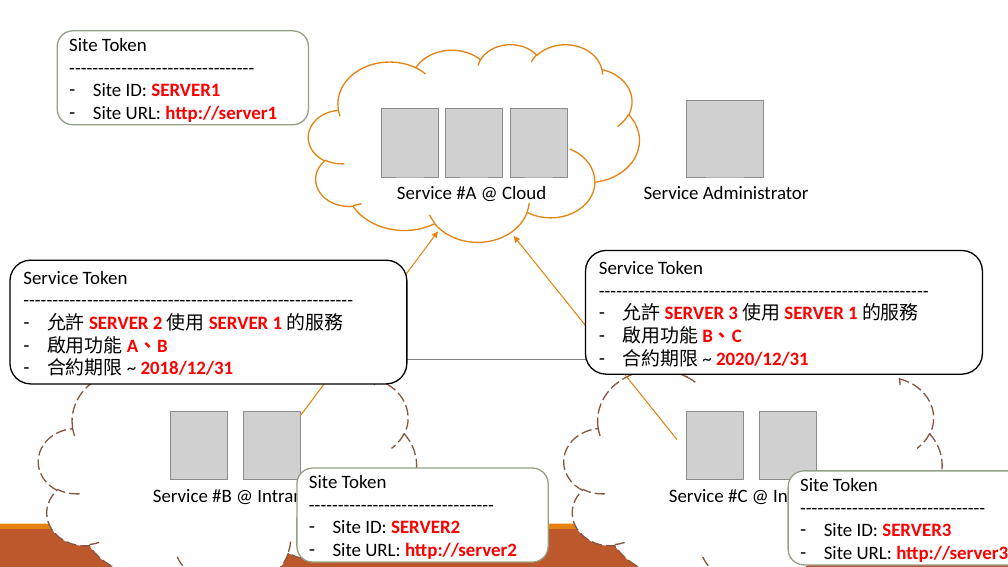
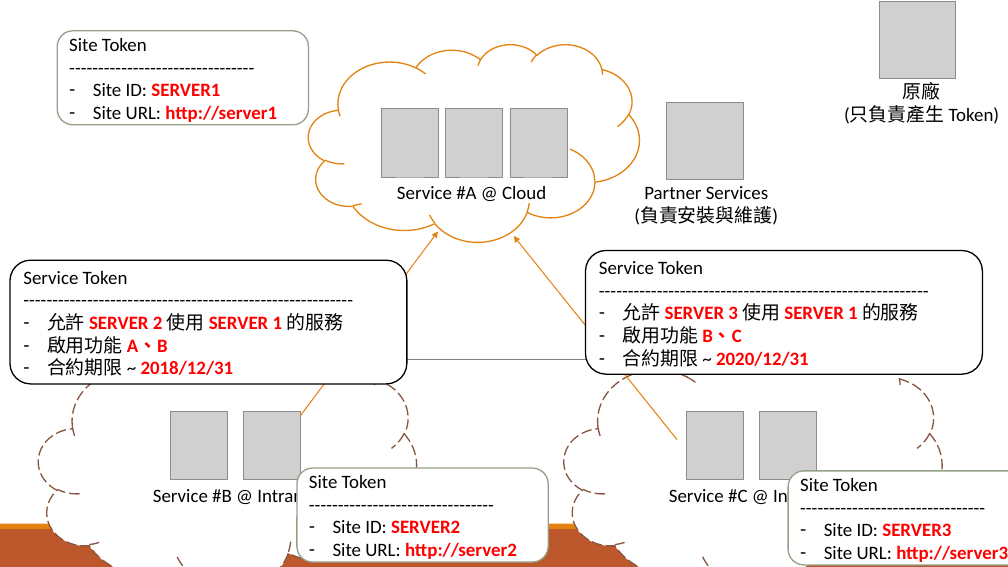
Before and after one commit to andrew0928/MeetUp.ApiTokenDemo, a slide deck: slide 25 of APITOKEN-DEMO.pptx (slide 22 before the commit). Drawn at 1008x567 pixels with LibreOffice and Linux fonts; fonts in the diff are those of the drawing; grey boxes stand for pictures. Boxes give left, top, right and bottom in pixels: in the first picture for what was removed or moved away, otherwise in the second. Text is boxed around its words. In the diff, an @@ line names an element or a change of style, - is before the commit and + after.

```diff
--- a/APITOKEN-DEMO.pptx
+++ b/APITOKEN-DEMO.pptx
@@ picture added at <box>879,2,956,78</box> @@
@@ text added at <box>844,82,1000,124</box>, 18 pt, text #000000 @@
+原廠
+(只負責產生 Token)
@@ picture: place and size @@
-picture at <box>687,101,763,177</box>
+picture at <box>667,103,743,179</box>
@@ text at <box>634,186,778,225</box>: text changed @@
-Service Administrator
+Partner Services
+(負責安裝與維護)
```
Also in this commit, not shown: 6 other slides changed, 4 slides added, 1 slide removed, 13 other files.
